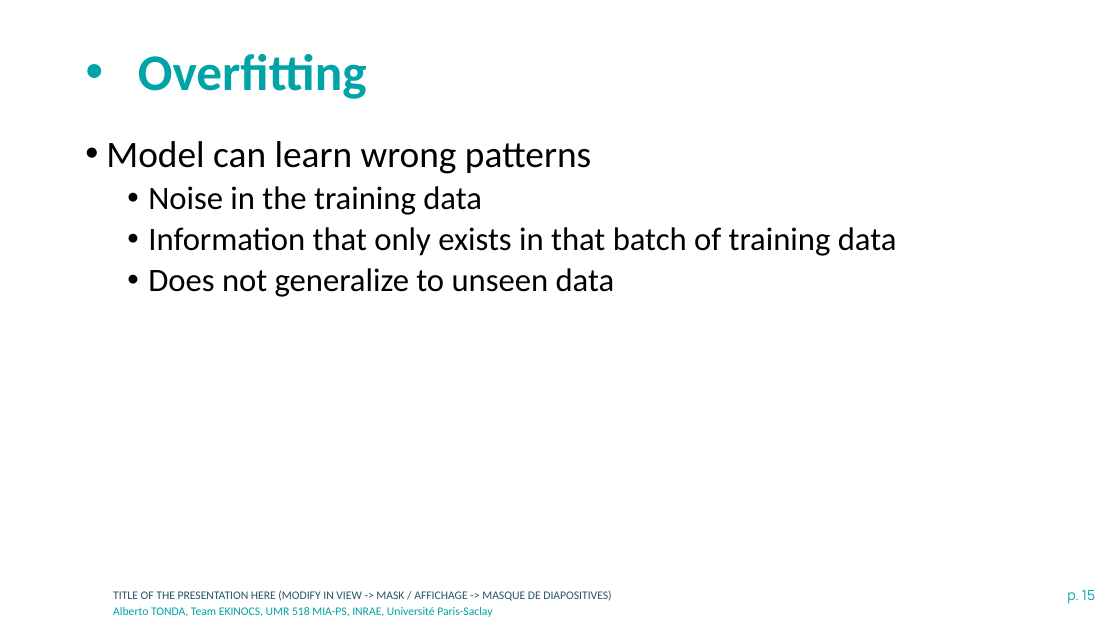
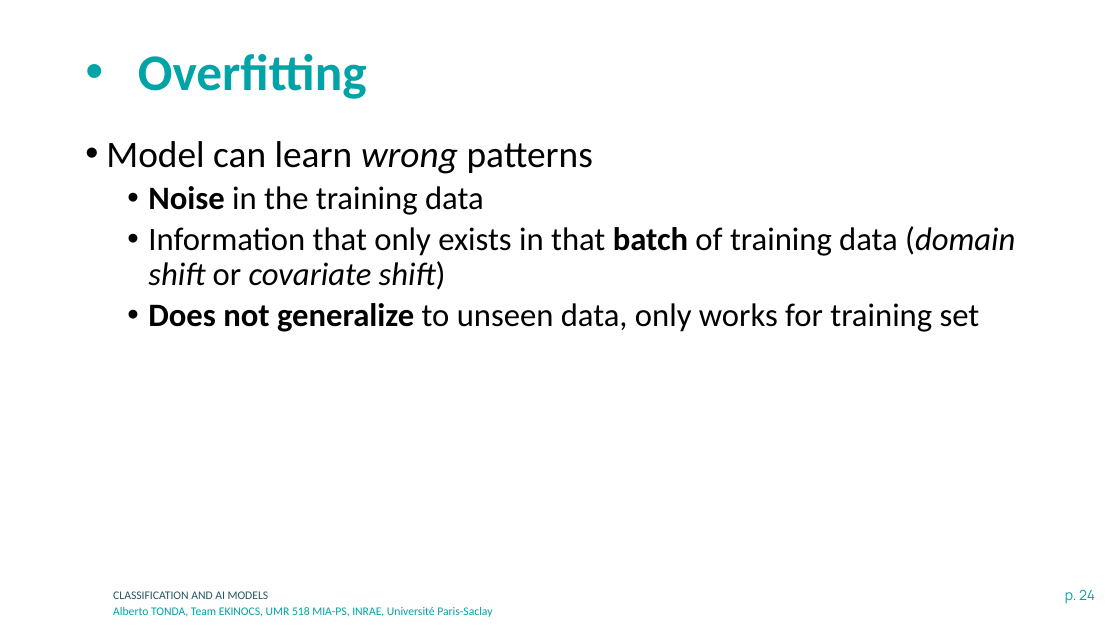
Before and after one commit to albertotonda/teaching, a slide deck: slide 24 of 2024-inrae-model-data-researcher-school/intro-to-machine-learning-models-tonda.pptx (slide 15 before the commit). Drawn at 1120x630 pixels with LibreOffice and Linux fonts; fonts in the diff are those of the drawing; background and template pictures are left out. Boxes give left, top, right and bottom in pixels: in the first picture for what was removed or moved away, otherwise in the second. Text is boxed around its words. In the diff, an @@ line names an element or a change of style, - is before the commit and + after.

```diff
--- a/2024-inrae-model-data-researcher-school/intro-to-machine-learning-models-tonda.pptx
+++ b/2024-inrae-model-data-researcher-school/intro-to-machine-learning-models-tonda.pptx
@@ text at bbox=[106, 141, 593, 215]: italic on in "wrong"; bold on in "Noise" @@
@@ text at bbox=[148, 226, 1015, 332]: text changed @@
-  • Information that only exists in that batch of training data
-  • Does not generalize to unseen data
+  • Information that only exists in that batch of training data (domain shift or covariate shift)
+  • Does not generalize to unseen data, only works for training set
@@ text at bbox=[113, 591, 269, 599]: text changed @@
-TITLE OF THE PRESENTATION HERE (MODIFY IN VIEW -> MASK / AFFICHAGE -> MASQUE DE DIAPOSITIVES)
+CLASSIFICATION AND AI MODELS
@@ page number at bbox=[1065, 589, 1095, 604]: text changed @@
-p. 15
+p. 24
```
Also in this commit, not shown: 21 other slides changed, 44 slides added, 4 slides removed, 8 other files.
